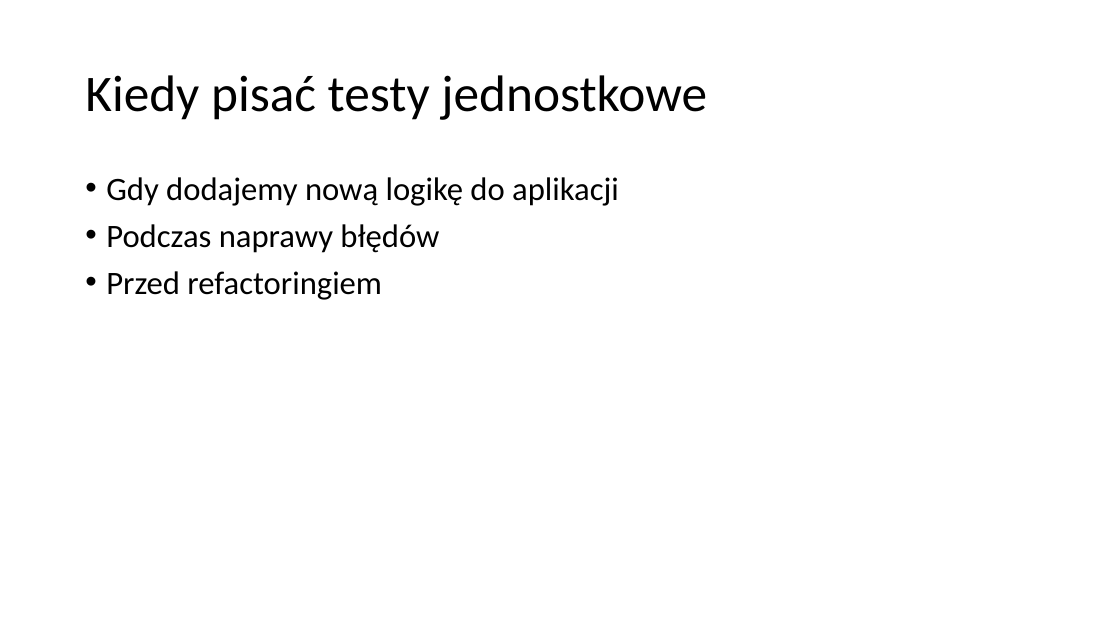
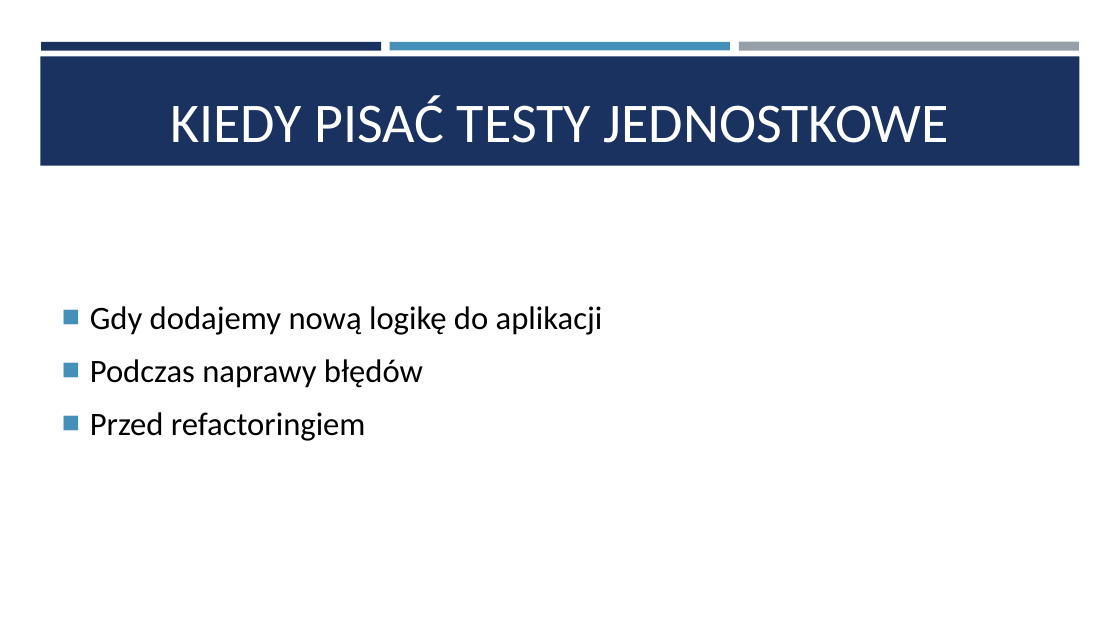
Before and after one commit to saamed/unit-test-workshops, a slide deck: slide 15 of docs/Testy jednostkowe.pptx (slide 13 before the commit). Drawn at 1120x630 pixels with LibreOffice and Linux fonts; fonts in the diff are those of the drawing. Boxes give left, top, right and bottom in pixels: in the first picture for what was removed or moved away, otherwise in the second. Text is boxed around its words. In the diff, an @@ line names an element or a change of style, - is before the commit and + after.

```diff
--- a/docs/Testy jednostkowe.pptx
+++ b/docs/Testy jednostkowe.pptx
@@ rectangle added at box(40, 56, 1080, 166), fill #1A3260 @@
@@ rectangle added at box(41, 42, 381, 50), fill #1A3260 @@
@@ rectangle added at box(390, 42, 730, 50), fill #4590B8 @@
@@ rectangle added at box(739, 42, 1079, 51), fill #969FA7 @@
@@ title "KIEDY PISAĆ TESTY JEDNOSTKOWE" at box(170, 95, 948, 143): vertical alignment middle to bottom @@
@@ title at box(170, 95, 948, 143): text changed; size 44 to 48 pt; text colour #000000 to #FFFFFF @@
-Kiedy pisać testy jednostkowe
+KIEDY PISAĆ TESTY JEDNOSTKOWE
@@ text "Gdy dodajemy nową logikę do ...": place and size @@
-text "Gdy dodajemy nową logikę do ..." at box(106, 177, 619, 300)
+text "Gdy dodajemy nową logikę do ..." at box(90, 306, 603, 441)
@@ text "Gdy dodajemy nową logikę do ..." at box(90, 306, 603, 441): bullet • to ■; line spacing 0.9 to 1; more space between paragraphs; vertical alignment top to middle @@
```
Also in this commit, not shown: 9 other slides changed, 5 slides added, 3 slides removed.
